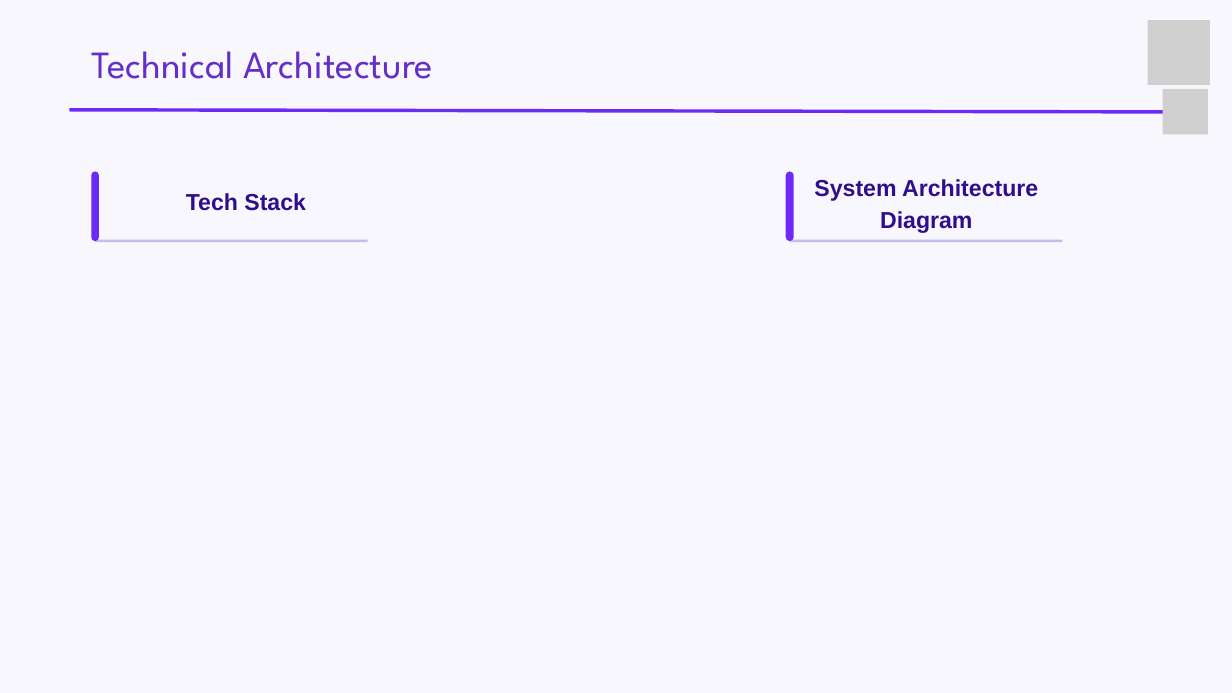
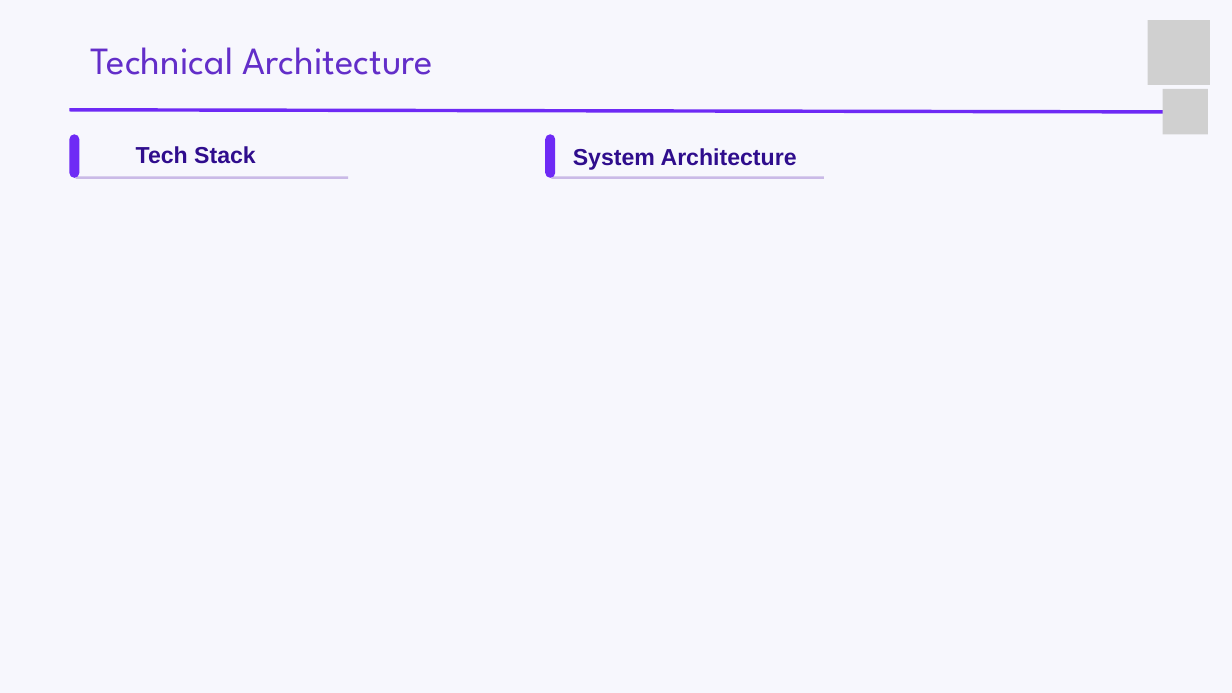
Before and after one commit to ignisia-club/incubex, a slide deck: slide 4 of public/assets/Prototype_Expo_Track_Template.pptx. Drawn at 1232x693 pixels with LibreOffice and Linux fonts; fonts in the diff are those of the drawing; grey boxes stand for pictures; background and template pictures are left out. Boxes give left, top, right and bottom in pixels: in the first picture for what was removed or moved away, otherwise in the second. Text is boxed around its words. In the diff, an @@ line names an element or a change of style, - is before the commit and + after.

```diff
--- a/public/assets/Prototype_Expo_Track_Template.pptx
+++ b/public/assets/Prototype_Expo_Track_Template.pptx
@@ text "Technical Architecture": place and size @@
-text "Technical Architecture" at [91,51,433,79]
+text "Technical Architecture" at [91,47,433,75]
@@ text "Tech Stack": place and size @@
-text "Tech Stack" at [186,193,306,211]
+text "Tech Stack" at [136,146,256,164]
@@ freeform shape: place and size @@
-freeform shape at [91,172,99,241]
+freeform shape at [69,134,79,178]
@@ freeform shape added at [545,134,555,178], fill #6E2AF5 @@
@@ text at [573,148,797,170]: text changed @@
-System Architecture Diagram
+System Architecture
@@ line moved from (95, 241) - (368, 241) to (76, 177) - (348, 177) @@
@@ line moved from (790, 241) - (1063, 241) to (551, 177) - (824, 177) @@
@@ freeform shape removed at [785,171,793,241] @@
```
Also in this commit, not shown: 7 other slides changed, 1 other file.
